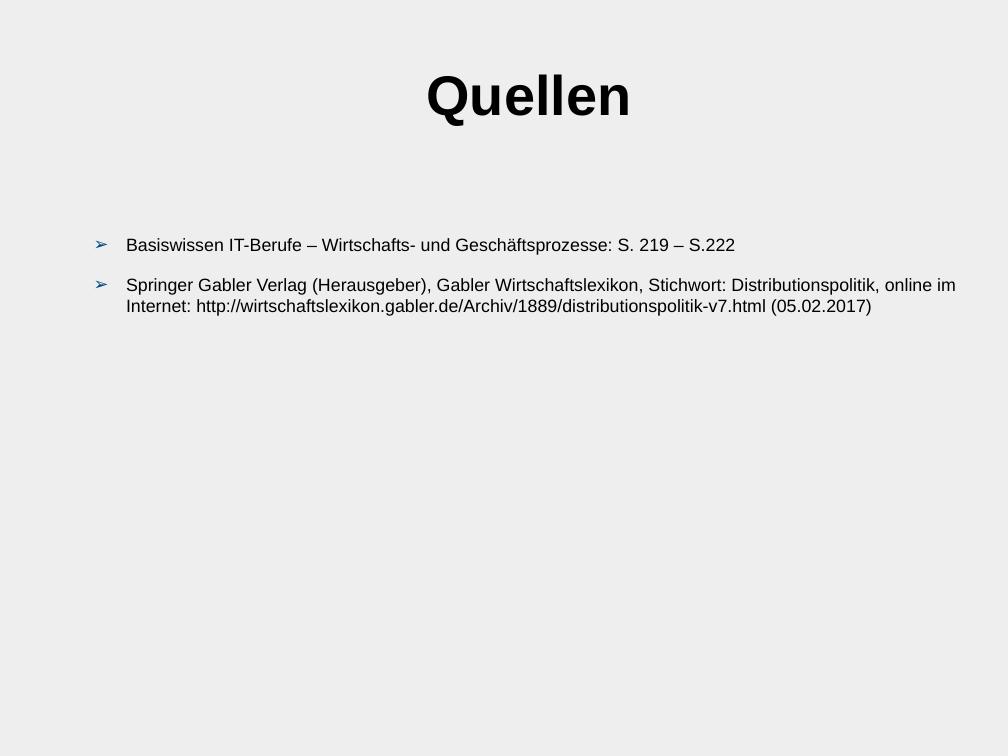
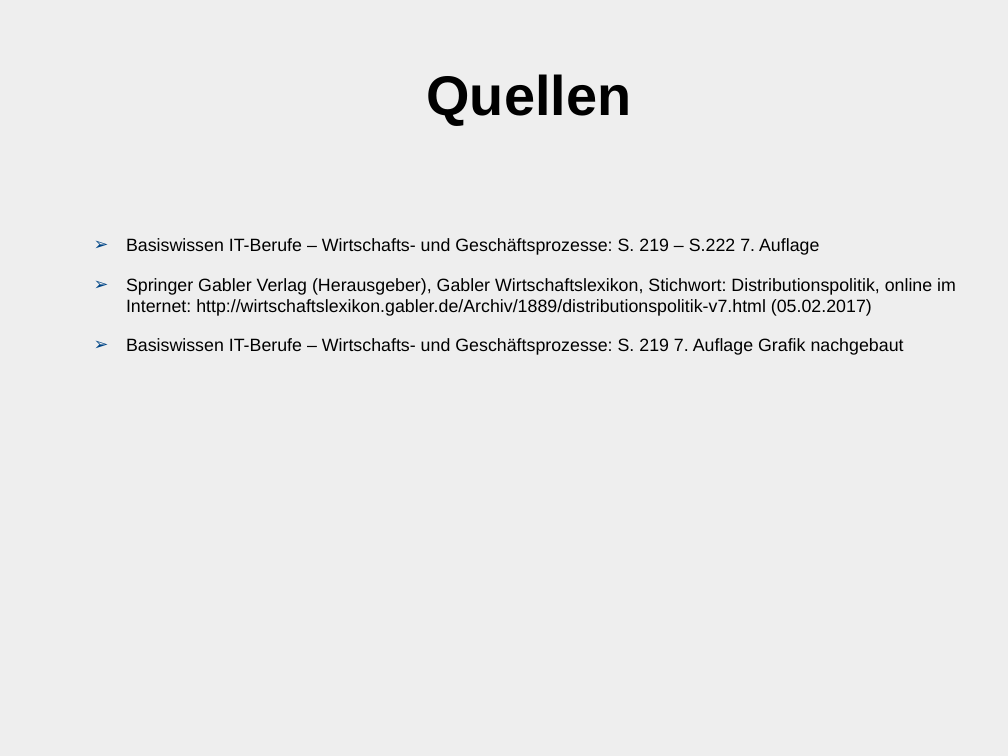
Before and after one commit to ChristianMarzianGithub/WGBlockWoche2Praesentation, a slide deck: slide 9 of TemplateHellGrauBlau.odp (slide 8 before the commit). Drawn at 1008x756 pixels with LibreOffice and Linux fonts; fonts in the diff are those of the drawing. Boxes give left, top, right and bottom in pixels: in the first picture for what was removed or moved away, otherwise in the second. Text is boxed around its words. In the diff, an @@ line names an element or a change of style, - is before the commit and + after.

```diff
--- a/TemplateHellGrauBlau.odp
+++ b/TemplateHellGrauBlau.odp
@@ text at [126,238,819,255]: text changed @@
-➢ Basiswissen IT-Berufe – Wirtschafts- und Geschäftsprozesse: S. 219 – S.222
+➢ Basiswissen IT-Berufe – Wirtschafts- und Geschäftsprozesse: S. 219 – S.222 7. Auflage
@@ text at [126,338,904,355]: paragraph added @@
+➢ Basiswissen IT-Berufe – Wirtschafts- und Geschäftsprozesse: S. 219 7. Auflage Grafik nachgebaut
```
Also in this commit, not shown: 5 other slides changed, 1 slide added.
